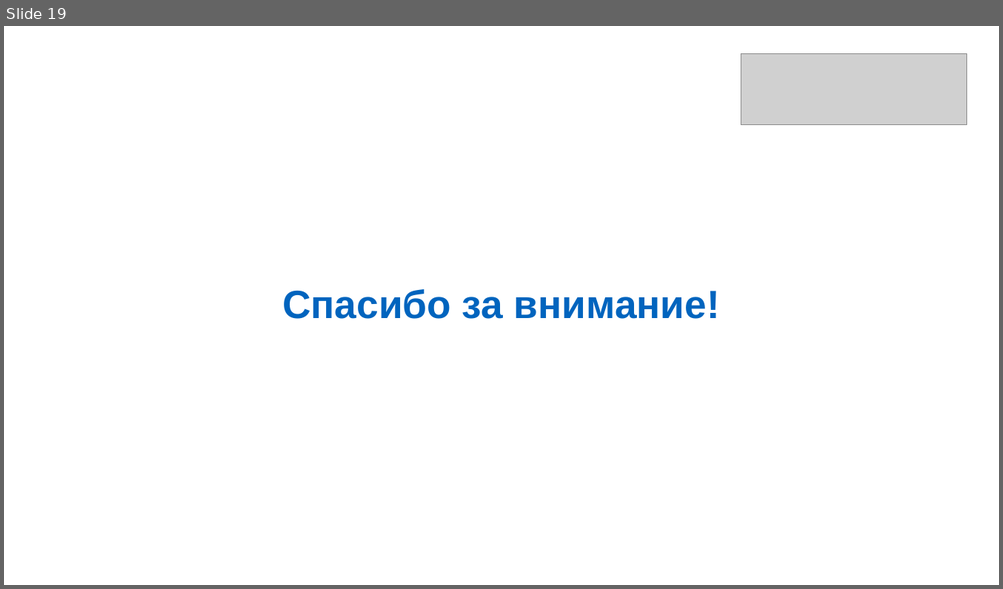
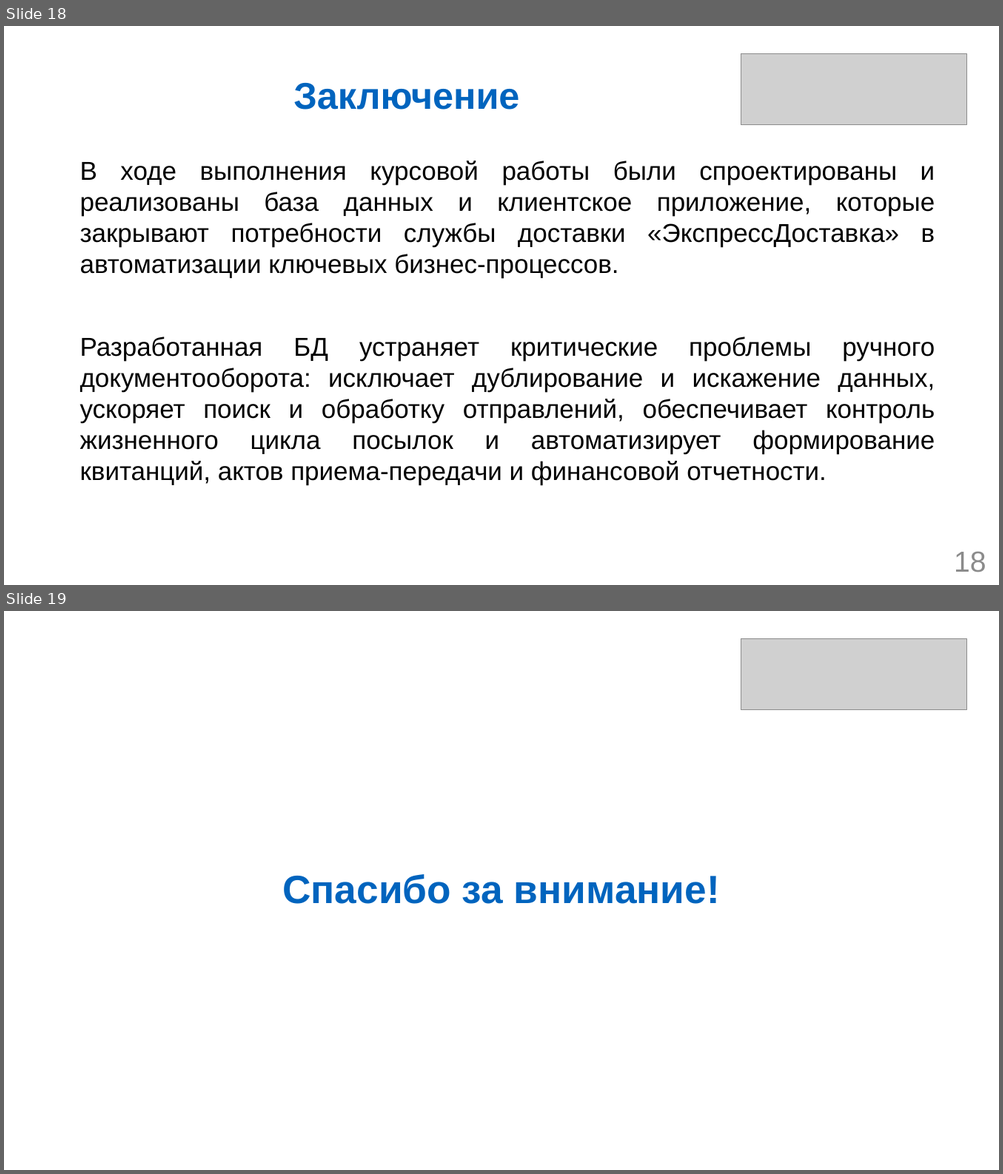
Before and after one commit to DimaDima51/db-coursework, a slide deck: Котельников ИВТб23о-1 Курсовая работа.pptx. Shown one above the other, each under a label of ours: slide 19 before the commit, slides 18 and 19 after it. The pictures are 1003x589 and 1003x1174 pixels, drawn with LibreOffice and Linux fonts; fonts in the diff are those of the drawing; grey boxes stand for pictures. Boxes give left, top, right and bottom in pixels: in the first picture for what was removed or moved away, otherwise in the second. Text is boxed around its words. In the diff, an @@ line names an element or a change of style, - is before the commit and + after.

```diff
--- a/Котельников ИВТб23о-1 Курсовая работа.pptx
+++ b/Котельников ИВТб23о-1 Курсовая работа.pptx
@@ slide 18 added at (4, 26, 999, 585), background #FFFFFF @@
@@ picture added at (740, 53, 967, 125) @@
@@ title added at (293, 83, 519, 110), 36 pt, text #0064BE, bold @@
+Заключение
@@ text added at (80, 161, 935, 486), 25 pt, text #000000 @@
+В ходе выполнения курсовой работы были спроектированы и реализованы база данных и клиентское приложение, которые закрывают потребности службы доставки «ЭкспрессДоставка» в автоматизации ключевых бизнес-процессов.
+Разработанная БД устраняет критические проблемы ручного документооборота: исключает дублирование и искажение данных, ускоряет поиск и обработку отправлений, обеспечивает контроль жизненного цикла посылок и автоматизирует формирование квитанций, актов приема-передачи и финансовой отчетности.
@@ page number added at (953, 551, 986, 573), 28 pt, text #8C8C8C @@
+18
```
Also in this commit, not shown: 3 slides changed, 11 other slides added, 12 slides removed, 6 other files.
